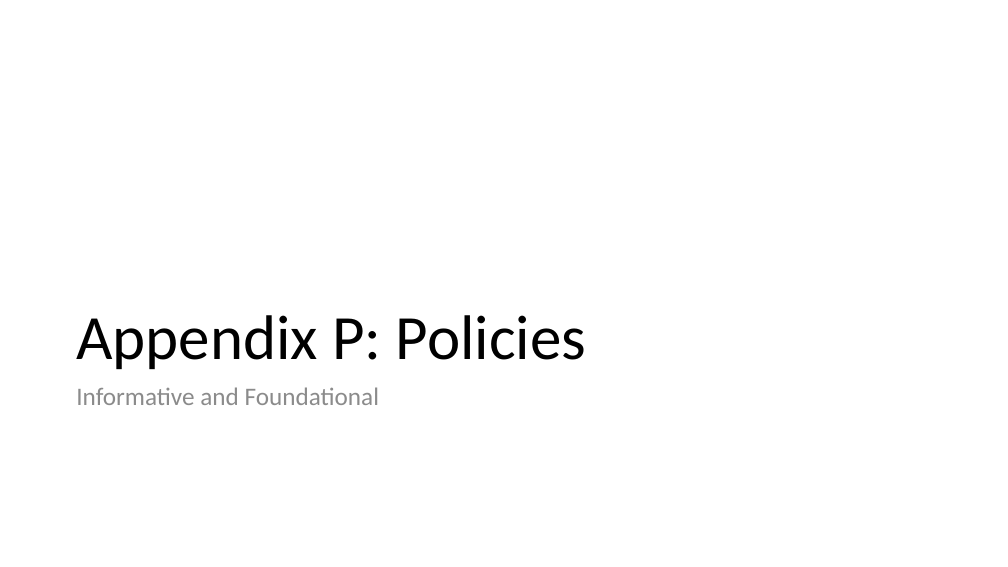
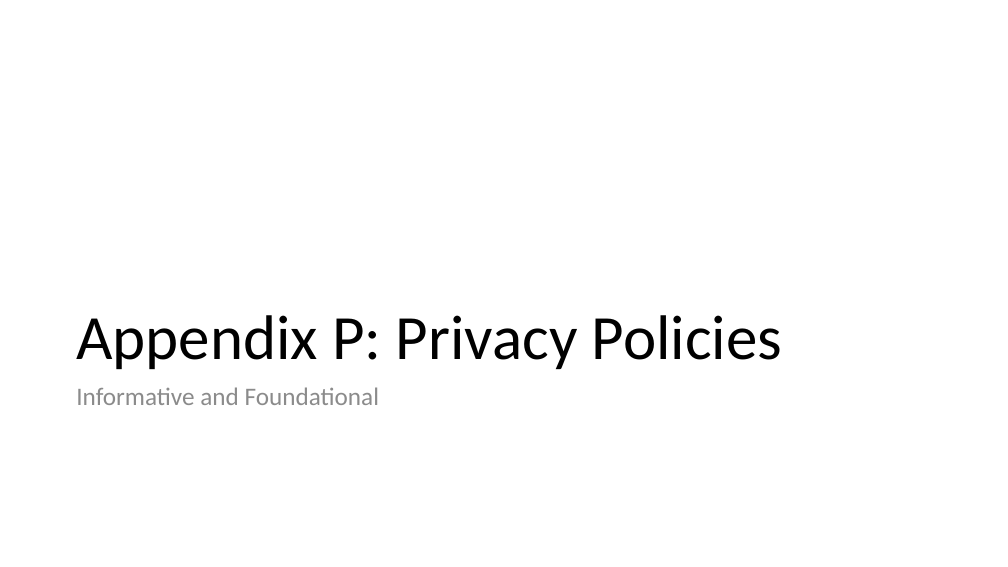
Before and after one commit to IHE/IT-Infrastructure, a slide deck: slide 5 of Presentations/Privacy Consent on FHIR.pptx. Drawn at 1008x567 pixels with LibreOffice and Linux fonts; fonts in the diff are those of the drawing. Boxes give left, top, right and bottom in pixels: in the first picture for what was removed or moved away, otherwise in the second. Text is boxed around its words. In the diff, an @@ line names an element or a change of style, - is before the commit and + after.

```diff
--- a/Presentations/Privacy Consent on FHIR.pptx
+++ b/Presentations/Privacy Consent on FHIR.pptx
@@ title at (76, 315, 782, 369): text changed @@
-Appendix P: Policies
+Appendix P: Privacy Policies
```
Also in this commit, not shown: 7 other slides changed, 1 other file.
